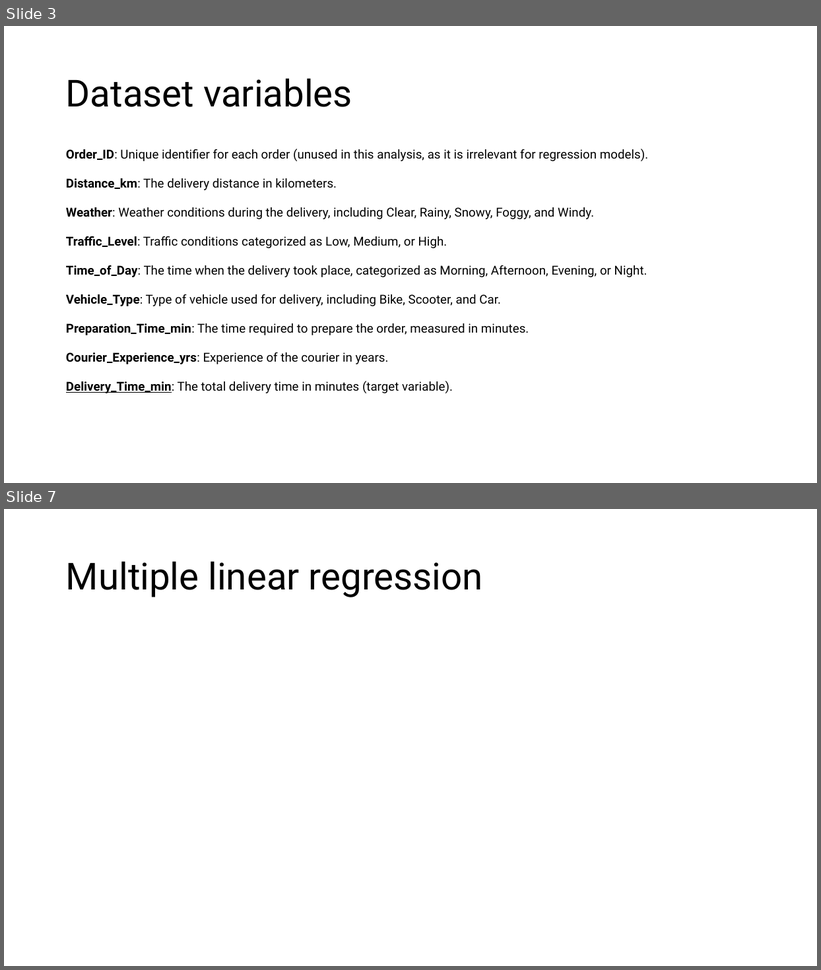
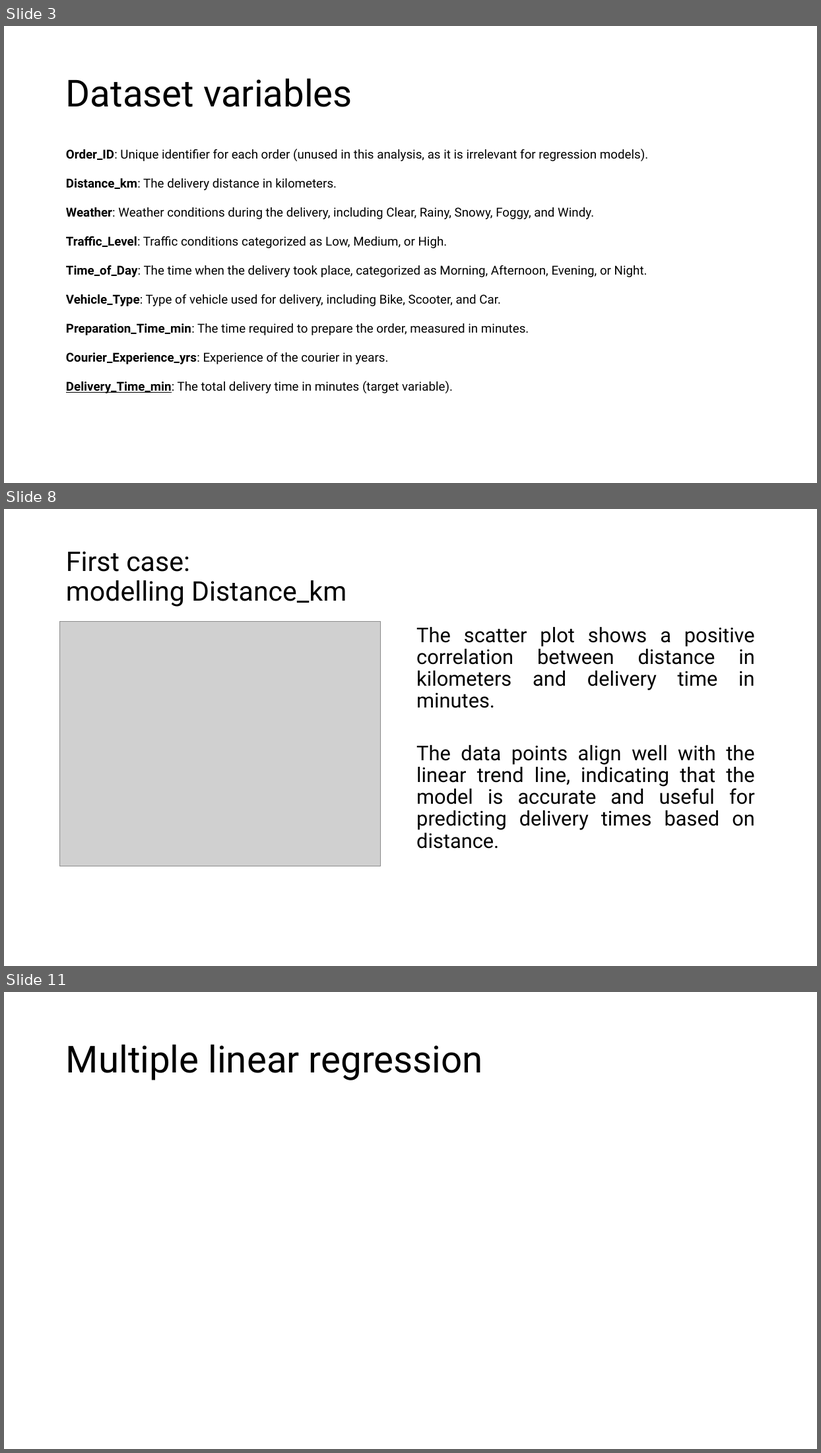
Before and after one commit to DanieleGotti/Food_Delivery_Time_Prediction, a slide deck: Presentazione_progetto.pptx. Shown one above the other, each under a label of ours: slides 3 and 7 before the commit, slides 3, 8 and 11 after it; the slides between them are not shown. The pictures are 821x970 and 821x1453 pixels, drawn with LibreOffice and Linux fonts; fonts in the diff are those of the drawing; grey boxes stand for pictures. Boxes give left, top, right and bottom in pixels: in the first picture for what was removed or moved away, otherwise in the second. Text is boxed around its words. In the diff, an @@ line names an element or a change of style, - is before the commit and + after.

```diff
--- a/Presentazione_progetto.pptx
+++ b/Presentazione_progetto.pptx
@@ slide 8 added at (x1=4, y1=509, x2=817, y2=966), background #FFFFFF @@
@@ title added at (x1=66, y1=551, x2=347, y2=607), 32 pt, text #000000 @@
+First case:
+modelling Distance_km
@@ picture added at (x1=60, y1=622, x2=381, y2=867) @@
@@ text added at (x1=416, y1=627, x2=755, y2=849), 24 pt, text #000000 @@
+The scatter plot shows a positive correlation between distance in kilometers and delivery time in minutes.
+The data points align well with the linear trend line, indicating that the model is accurate and useful for predicting delivery times based on distance.
@@ what was slide 7 is now slide 11 @@
```
Also in this commit, not shown: 3 slides changed, 4 other slides added, 1 slide removed, 2 other files.
